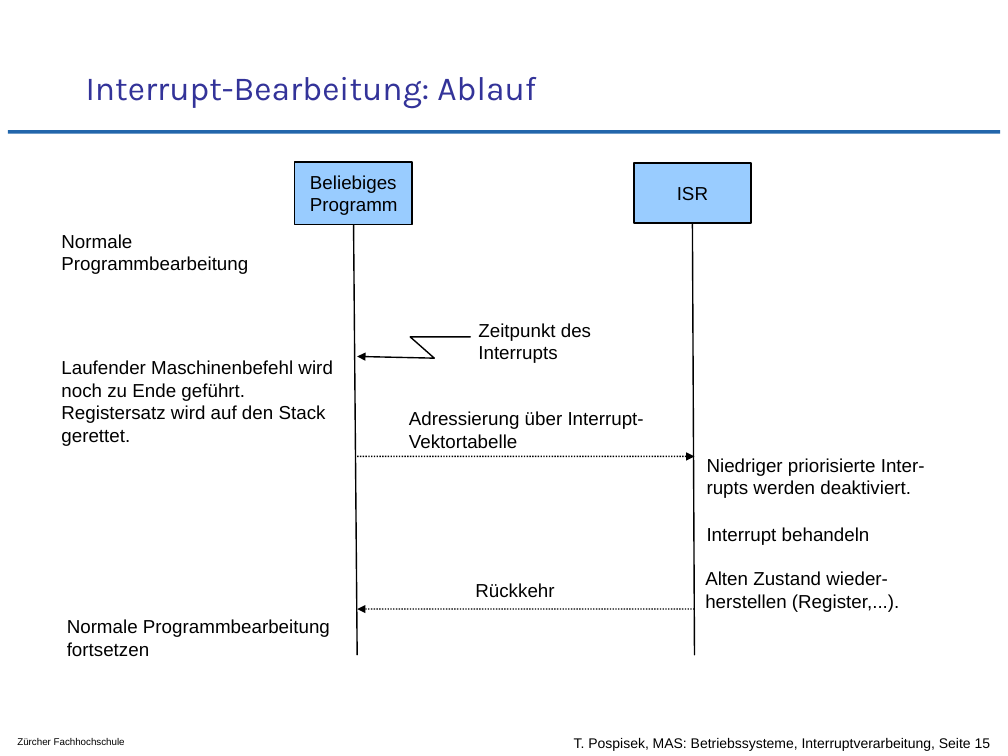
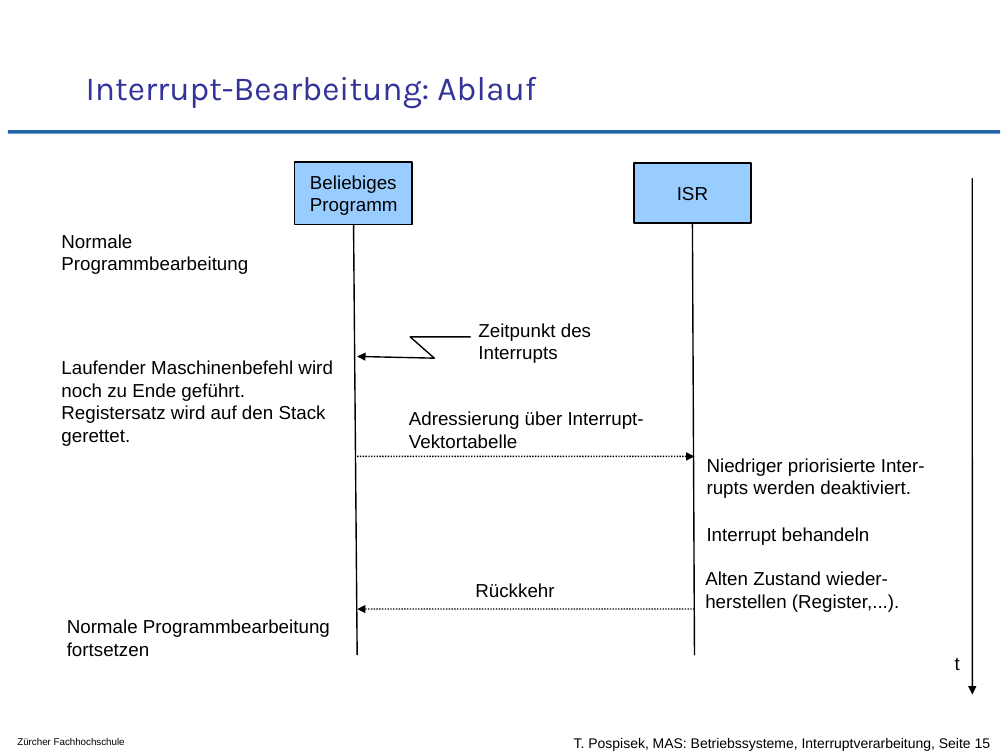
Before and after one commit to tpo/betriebssysteme, a slide deck: slide 15 of 04-3_Interruptverarbeitung_in_Betriebssystemen.odp. Drawn at 1008x756 pixels with LibreOffice and Linux fonts; fonts in the diff are those of the drawing; background and template pictures are left out. Boxes give left, top, right and bottom in pixels: in the first picture for what was removed or moved away, otherwise in the second. Text is boxed around its words. In the diff, an @@ line names an element or a change of style, - is before the commit and + after.

```diff
--- a/04-3_Interruptverarbeitung_in_Betriebssystemen.odp
+++ b/04-3_Interruptverarbeitung_in_Betriebssystemen.odp
@@ arrow added from (973, 178) to (973, 695), #000000 0.99 pt @@
@@ text added at box(955, 658, 960, 670), 13.4 pt, text #000000 @@
+t
```
Also in this commit, not shown: 2 other slides changed, 1 other file.
